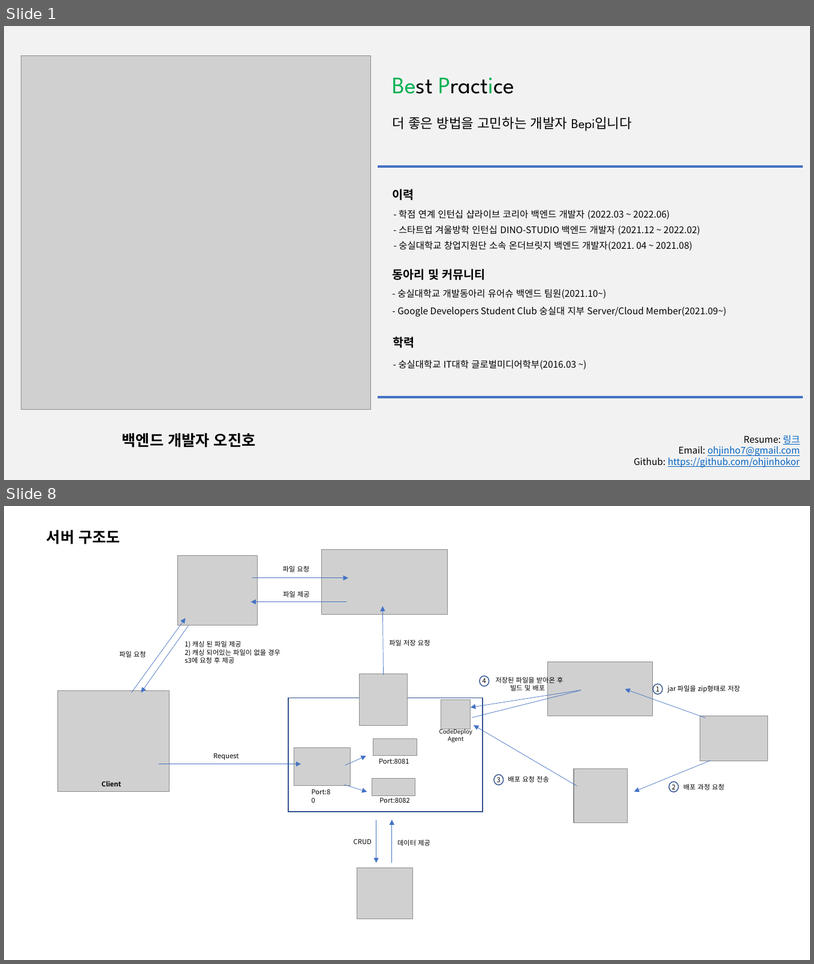
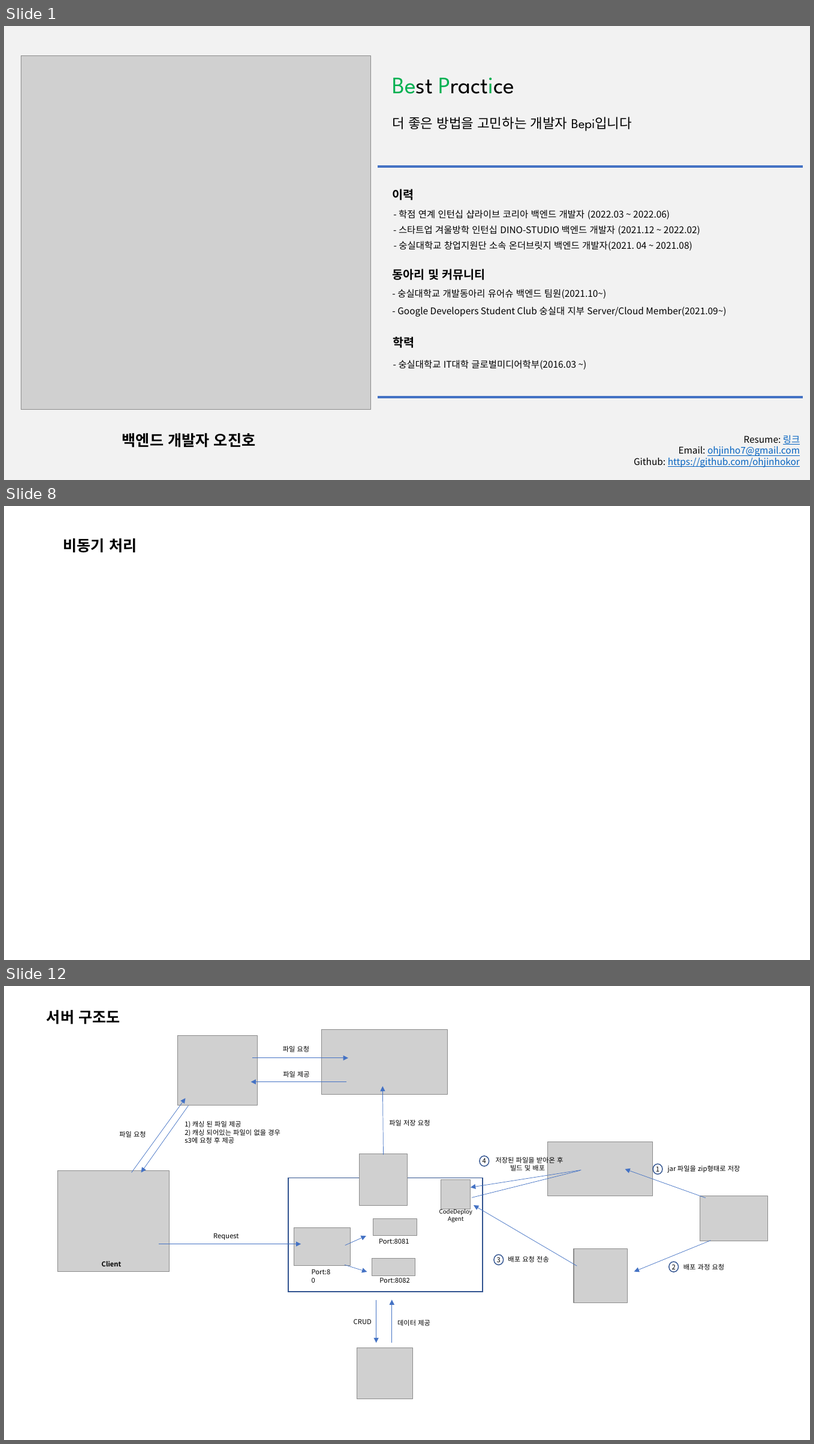
Before and after one commit to ohjinhokor/PortFolio, a slide deck: 오진호 포트폴리오.pptx. Shown one above the other, each under a label of ours: slides 1 and 8 before the commit, slides 1, 8 and 12 after it; the slides between them are not shown. The pictures are 814x964 and 814x1444 pixels, drawn with LibreOffice and Linux fonts; fonts in the diff are those of the drawing; grey boxes stand for pictures; background and template pictures are left out. Boxes give left, top, right and bottom in pixels: in the first picture for what was removed or moved away, otherwise in the second. Text is boxed around its words. In the diff, an @@ line names an element or a change of style, - is before the commit and + after.

```diff
--- a/오진호 포트폴리오.pptx
+++ b/오진호 포트폴리오.pptx
@@ slide 8 added at [4,506,810,960], background #FFFFFF @@
@@ text added at [63,538,137,553], 18 pt, text #000000, bold @@
+비동기 처리
@@ what was slide 8 is now slide 12 @@
```
Also in this commit, not shown: 10 slides changed, 4 other slides added, 2 slides removed, 1 other file.
